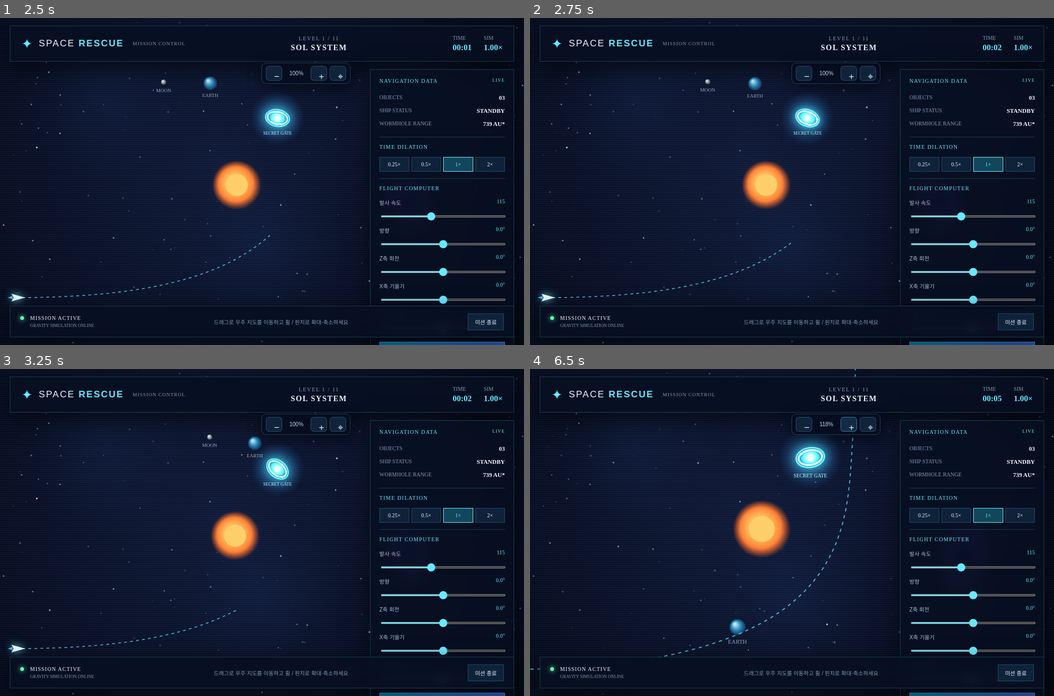
Above: before the commit, frames 1-4 (two rows, left to right).
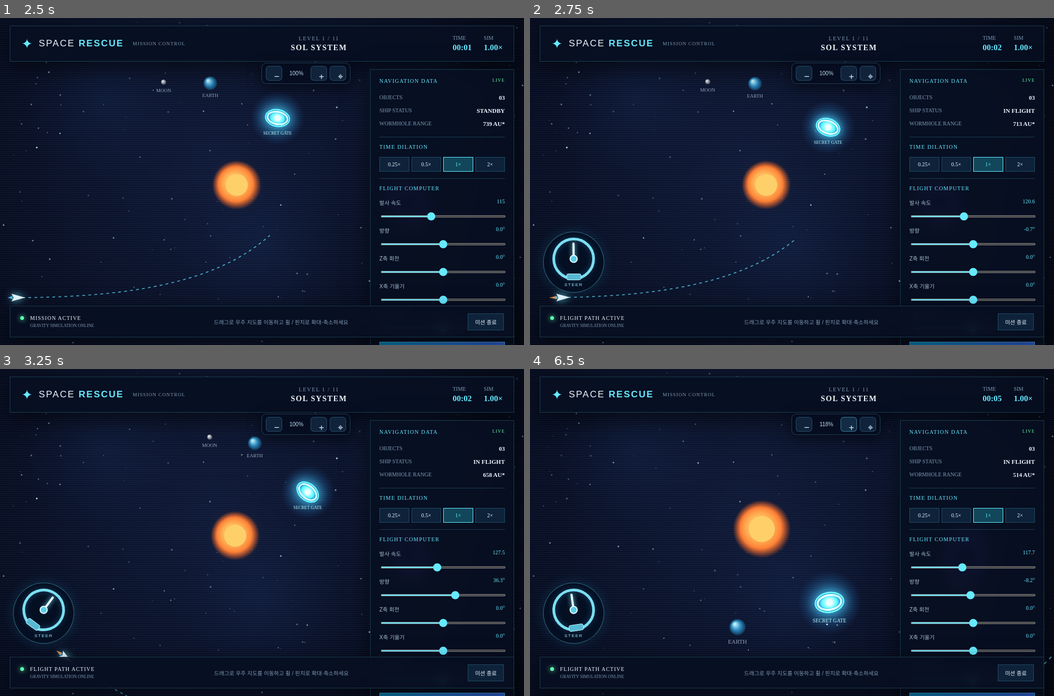
Above: after the commit, the same moments.

Repository: YJH31415/SpaceGame3
Game: browser game, page index.html
Same seed, same stepped clock (60 frames per second), same inputs: the game is played once before the commit and once after it.
Inputs (mouse positions are in pixels of both pictures, inside the frame that each line leads up to):
- Up to frame 1 (2.5 s): click (262, 217) at 0.27 s; type "Alex" at 0.27 s; click "미션 시작 →" at 0.52 s; hold Right 1.03-1.53 s; click (262, 214) at 1.07 s; hold Down 1.58-1.85 s; click (157, 148) at 1.67 s; hold Left 1.9-2.47 s; click (366, 132) at 2.27 s
- Up to frame 2 (2.75 s): tap Space at 2.52 s; hold Up from 2.52 s (still down)
- Up to frame 3 (3.25 s): release Up at 2.82 s; click (340, 597) at 2.87 s; hold Right from 2.87 s (still down)
- Up to frame 4 (6.5 s): click (661, 614) at 3.47 s; tap Enter at 3.52 s; release Right at 3.53 s; hold Up 3.58-3.82 s; hold Left 3.87-4.3 s; click (792, 467) at 4.07 s; hold Down 4.35-4.68 s; click (949, 548) at 4.67 s; hold Right 4.73-5.23 s; click (634, 532) at 5.27 s; hold Down 5.28-5.55 s; hold Left 5.6-6.17 s; click (739, 646) at 5.87 s; hold Up from 6.22 s (still down); click (844, 418) at 6.47 s

Frame 1 is identical in both runs. In frame 2, 2.3% of the frame differs, in the area x 1-97%, y 24-94%; in frame 3, 2.6%; in frame 4, 3.2%, in the area x 0-100%, y 0-94%.

Commit message:
Allow spacebar to launch ship at each level

Diff:
--- a/game.js
+++ b/game.js
@@ -99,7 +99,13 @@
 function loop(now){requestAnimationFrame(loop);let raw=Math.min(.05,(now-S.last)/1000||0);S.last=now;if(S.running&&!S.p …(1335 unchanged characters)…
 requestAnimationFrame(loop);
 function fire(type){if(S.level!==11||!S.running)return;const p=S.ship,q=S.planet,dx=q.x-p.x,dy=q.y-p.y,d=Math.hypot(dx,dy)||1,speed=type==='beam'?W*.9:W*.55;S.shots.push({x:p.x+Math.cos(p.angle)*17,y:p.y+Math.sin(p.angle)*17,vx:dx/d*speed,vy:dy/d*speed+(type==='mars'?-35:0),life:2.4,type});}
-$('startBtn').onclick=start;$('nickname').addEventListener('keydown',e=>{if(e.key==='Enter')start();});$('launchBtn').onclick=launch;$('pauseBtn').onclick=()=>{S.paused=!S.paused;$('pauseBtn').textContent=S.paused?'재개':'일시정지';};$('quitBtn').onclick=()=>{if(S.running)saveRecord(S.level);home();};$('nextLevel').onclick=next;$('finishGame').onclick=()=>{saveRecord(S.level);home();};$('retryHome').onclick=home;$('endingHome').onclick=home;
+$('startBtn').onclick=start;$('nickname').addEventListener('keydown',e=>{if(e.key==='Enter')start();});$('launchBtn').onclick=launch;
+document.addEventListener('keydown',e=>{
+ if(e.code!=='Space'||e.repeat||!S.running||S.paused||S.level===11||!S.ship||S.ship.launched)return;
+ const el=document.activeElement;
+ if(el&&(el.isContentEditable||['INPUT','TEXTAREA','SELECT','BUTTON'].includes(el.tagName)))return;
+ e.preventDefault();launch();
+});$('pauseBtn').onclick=()=>{S.paused=!S.paused;$('pauseBtn').textContent=S.paused?'재개':'일시정지';};$('quitBtn').onclick=()=>{if(S.running)saveRecord(S.level);home();};$('nextLevel').onclick=next;$('finishGame').onclick=()=>{saveRecord(S.level);home();};$('retryHome').onclick=home;$('endingHome').onclick=home;
 $('showRanks').onclick=()=>{showRanks();$('rankScreen').classList.remove('hidden');};$('howTo').onclick=()=>$('helpScreen').classList.remove('hidden');document.querySelectorAll('[data-close]').forEach(b=>b.onclick=()=>$ (b.dataset.close).classList.add('hidden'));
 document.querySelectorAll('[data-speed]').forEach(b=>b.onclick=()=>{S.rate=+b.dataset.speed;document.querySelectorAll('[data-speed]').forEach(x=>x.classList.toggle('selected',x===b));});
 function syncSteering(degrees){const v=Math.max(-180,Math.min(180,degrees));$('heading').value=v.toFixed(1);$('headingValue').textContent=v.toFixed(1)+'°';$('steeringWheel').style.setProperty('--wheel-angle',v+'deg');}
